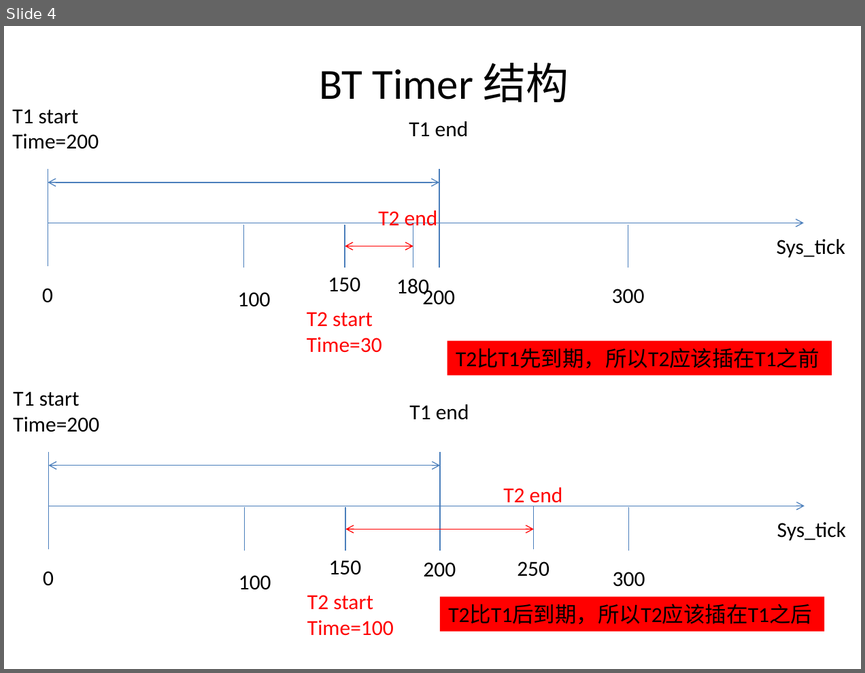
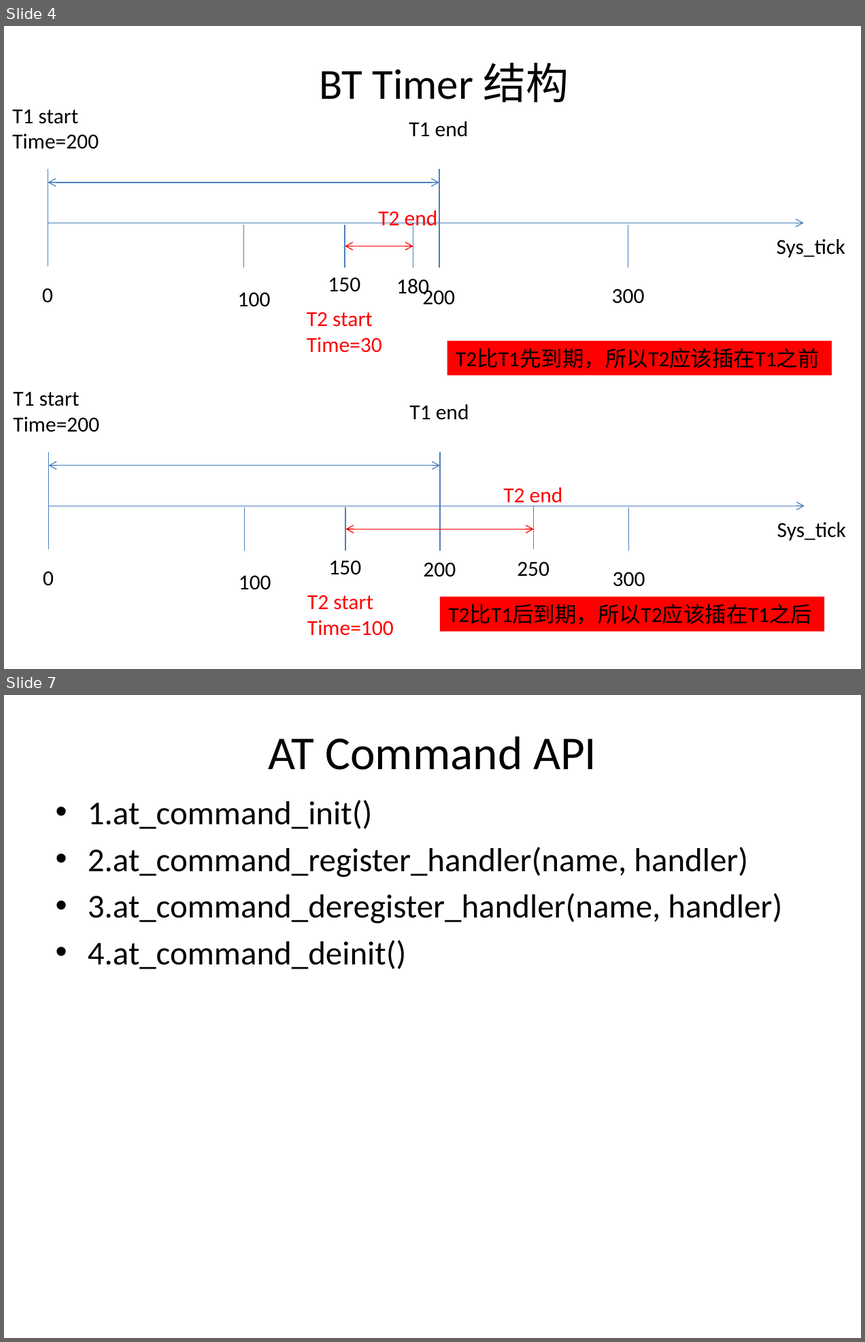
Before and after one commit to xihua13104/blue_angel, a slide deck: bluetooth_basic_v0.1/Doc/软件架构.pptx. Shown one above the other, each under a label of ours: slide 4 before the commit, slides 4 and 7 after it; the slides between them are not shown. The pictures are 865x673 and 865x1342 pixels, drawn with LibreOffice and Linux fonts; fonts in the diff are those of the drawing. Boxes give left, top, right and bottom in pixels: in the first picture for what was removed or moved away, otherwise in the second. Text is boxed around its words. In the diff, an @@ line names an element or a change of style, - is before the commit and + after.

```diff
--- a/bluetooth_basic_v0.1/Doc/软件架构.pptx
+++ b/bluetooth_basic_v0.1/Doc/软件架构.pptx
@@ slide 7 added at <box>4,695,861,1338</box>, background #FFFFFF @@
@@ title added at <box>268,736,596,770</box>, 39.6 pt, text #000000 @@
+AT Command API
@@ text added at <box>88,800,782,969</box>, 28 pt, text #000000 @@
+• 1.at_command_init()
+• 2.at_command_register_handler(name, handler)
+• 3.at_command_deregister_handler(name, handler)
+• 4.at_command_deinit()
```
Also in this commit, not shown: 3 other slides changed, 3 other slides added, 15 other files.
